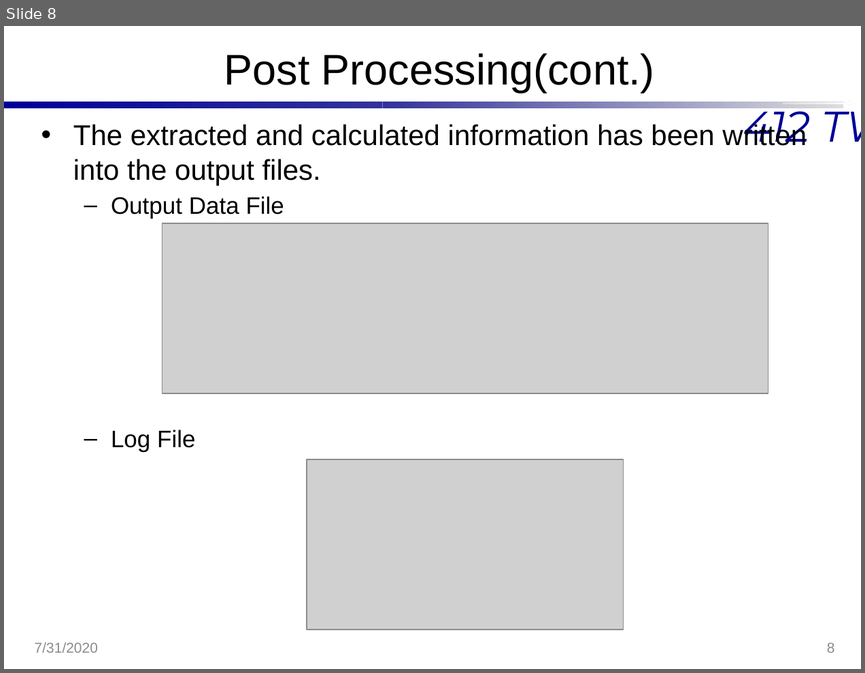
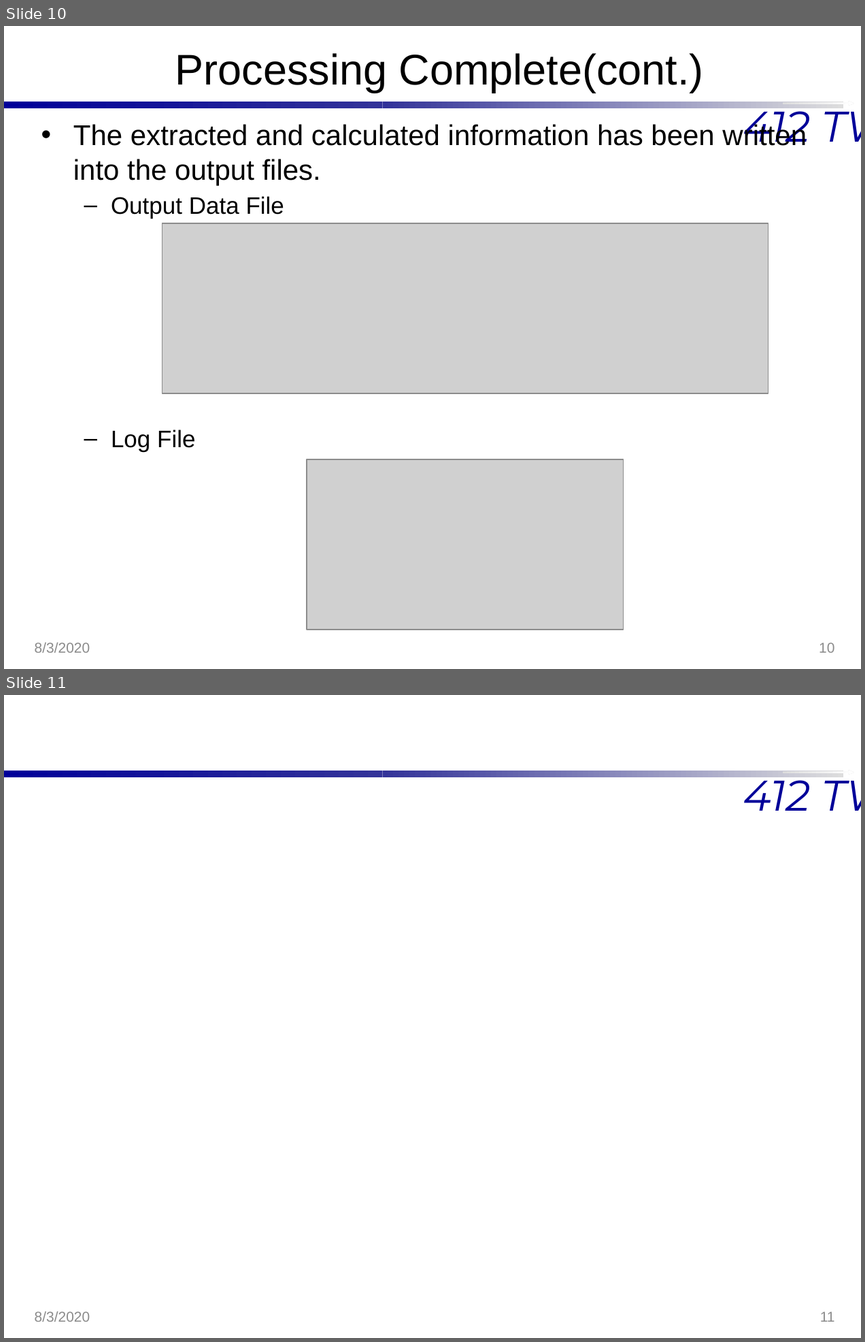
Before and after one commit to Hannsel101/PCIP_Intern_Proj_1, a slide deck: BestXYZ_Presentation.pptx. Shown one above the other, each under a label of ours: slide 8 before the commit, slides 10 and 11 after it. The pictures are 865x673 and 865x1342 pixels, drawn with LibreOffice and Linux fonts; fonts in the diff are those of the drawing; grey boxes stand for pictures; background and template pictures are left out. Boxes give left, top, right and bottom in pixels: in the first picture for what was removed or moved away, otherwise in the second. Text is boxed around its words. In the diff, an @@ line names an element or a change of style, - is before the commit and + after.

```diff
--- a/BestXYZ_Presentation.pptx
+++ b/BestXYZ_Presentation.pptx
@@ slide 11 added at bbox=[4, 695, 861, 1338], background #FFFFFF; not listed: 4 template elements that a slide beside it also shows @@
@@ text added at bbox=[35, 1311, 90, 1321], 12 pt, text #8C8C8C @@
+8/3/2020
@@ page number added at bbox=[820, 1311, 835, 1321], 12 pt, text #8C8C8C @@
+11
@@ what was slide 8 is now slide 10 @@
@@ slide 10 changed as well @@
@@ title at bbox=[175, 53, 704, 93]: text changed @@
-Post Processing(cont.)
+Processing Complete(cont.)
@@ text at bbox=[35, 642, 90, 652]: text changed @@
-7/31/2020
+8/3/2020
@@ page number at bbox=[819, 642, 834, 652]: text changed @@
-8
+10
```
Also in this commit, not shown: 12 other slides changed, 3 other slides added, 6 other files.
